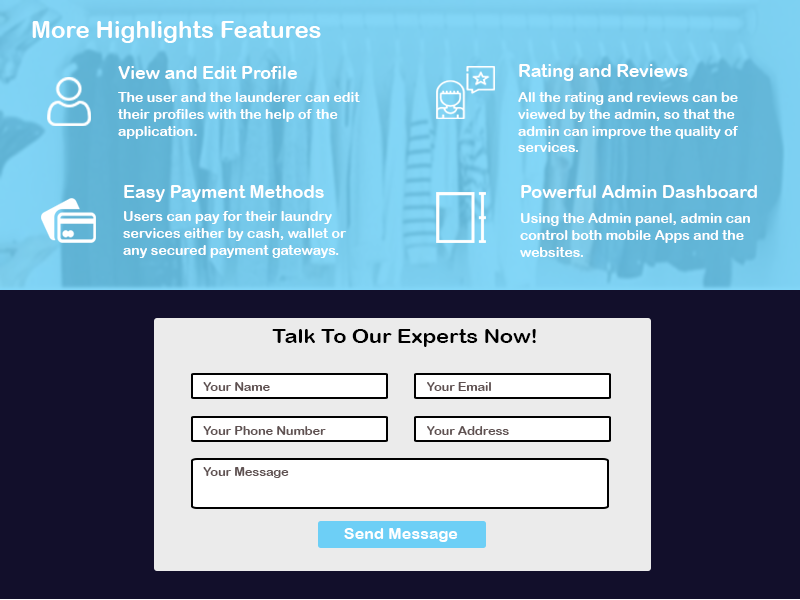
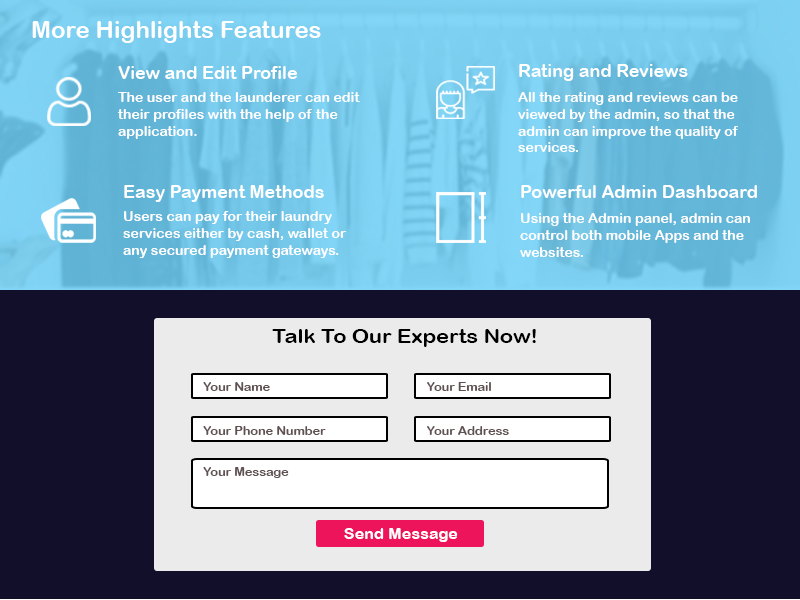
Two versions of the same layered image (800x600). Layer-by-layer changes:
painted on "Rounded Rectangle 4" over [316, 520, 486, 548]
